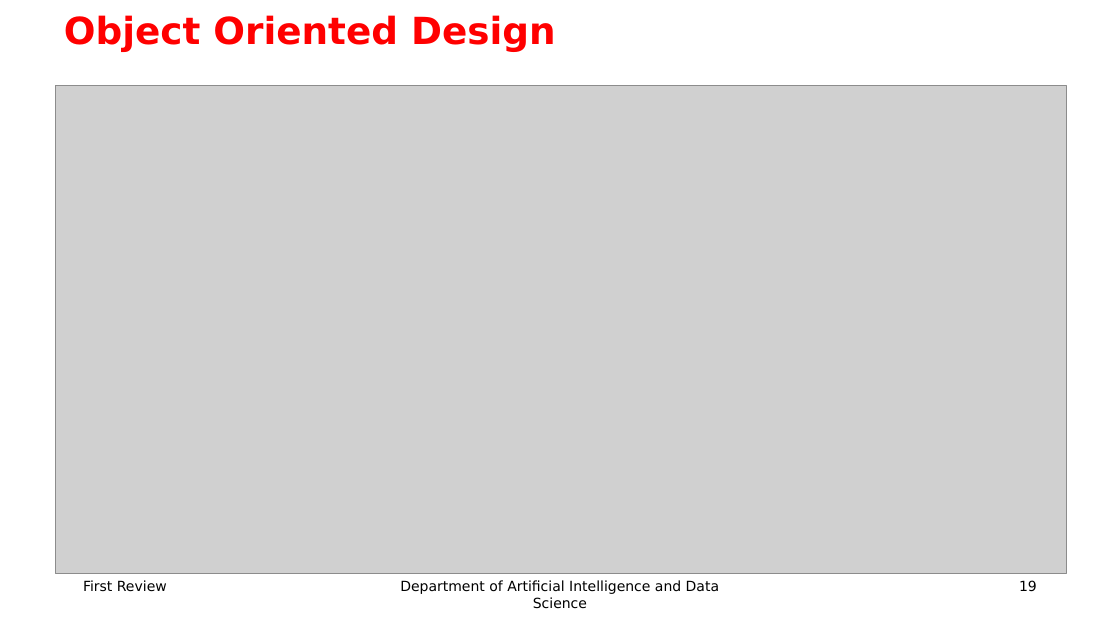
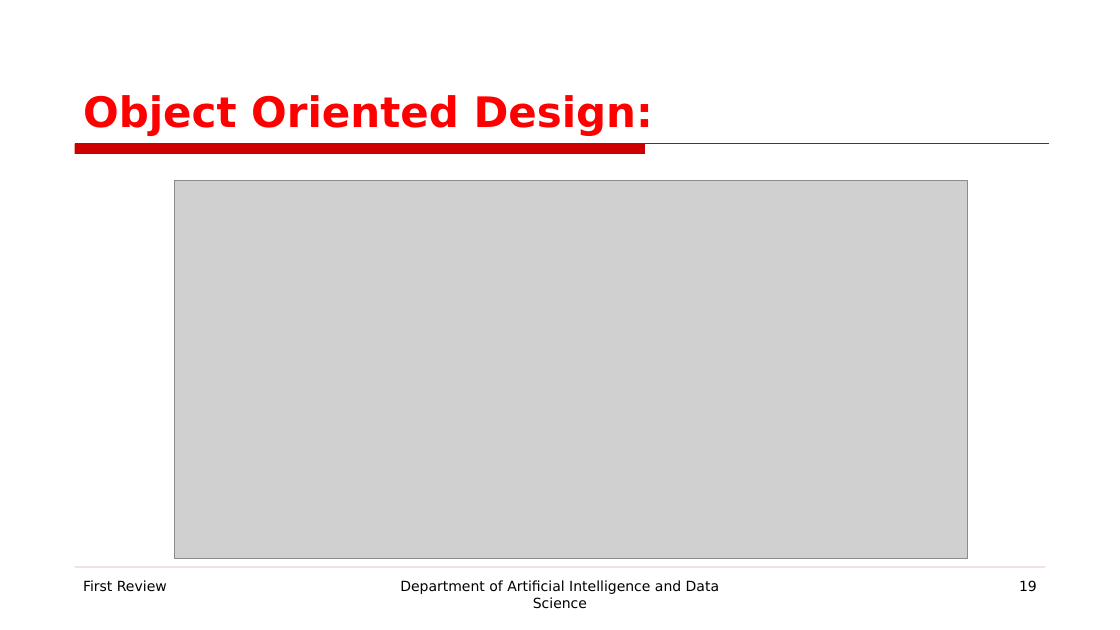
Before and after one commit to prasannak17/221801037_AD19541_SE, a slide deck: slide 19 of SE LAB EXAM PPT.pptx. Drawn at 1120x630 pixels with LibreOffice and Linux fonts; fonts in the diff are those of the drawing; grey boxes stand for pictures; background and template pictures are left out. Boxes give left, top, right and bottom in pixels: in the first picture for what was removed or moved away, otherwise in the second. Text is boxed around its words. In the diff, an @@ line names an element or a change of style, - is before the commit and + after.

```diff
--- a/SE LAB EXAM PPT.pptx
+++ b/SE LAB EXAM PPT.pptx
@@ title at box(83, 95, 653, 136): text changed; size 32 to 36 pt @@
-Object Oriented Design
+Object Oriented Design:
@@ freeform shape added at box(75, 144, 1049, 154), fill #CC0000, outline #CC0000 0.75 pt @@
@@ picture: place and size @@
-picture at box(55, 86, 1066, 574)
+picture at box(175, 181, 968, 558)
@@ line added from (75, 567) to (1045, 567), #CC0000 0.25 pt @@
```
Also in this commit, not shown: 16 other slides changed.
